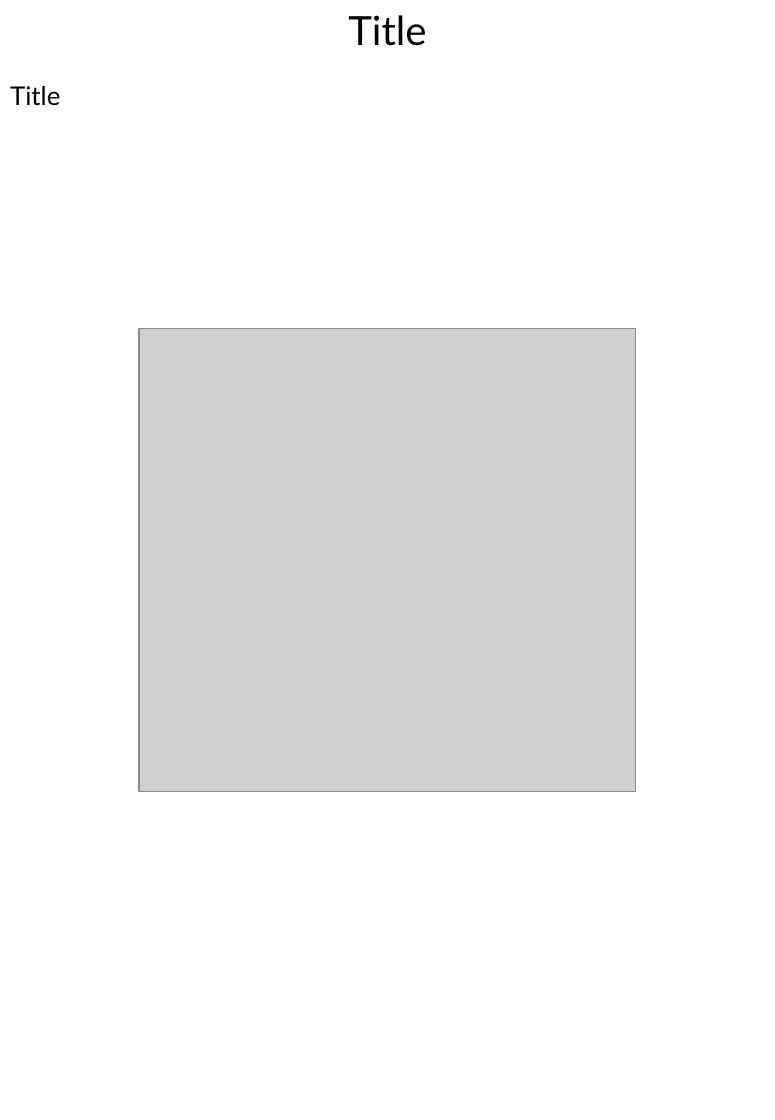
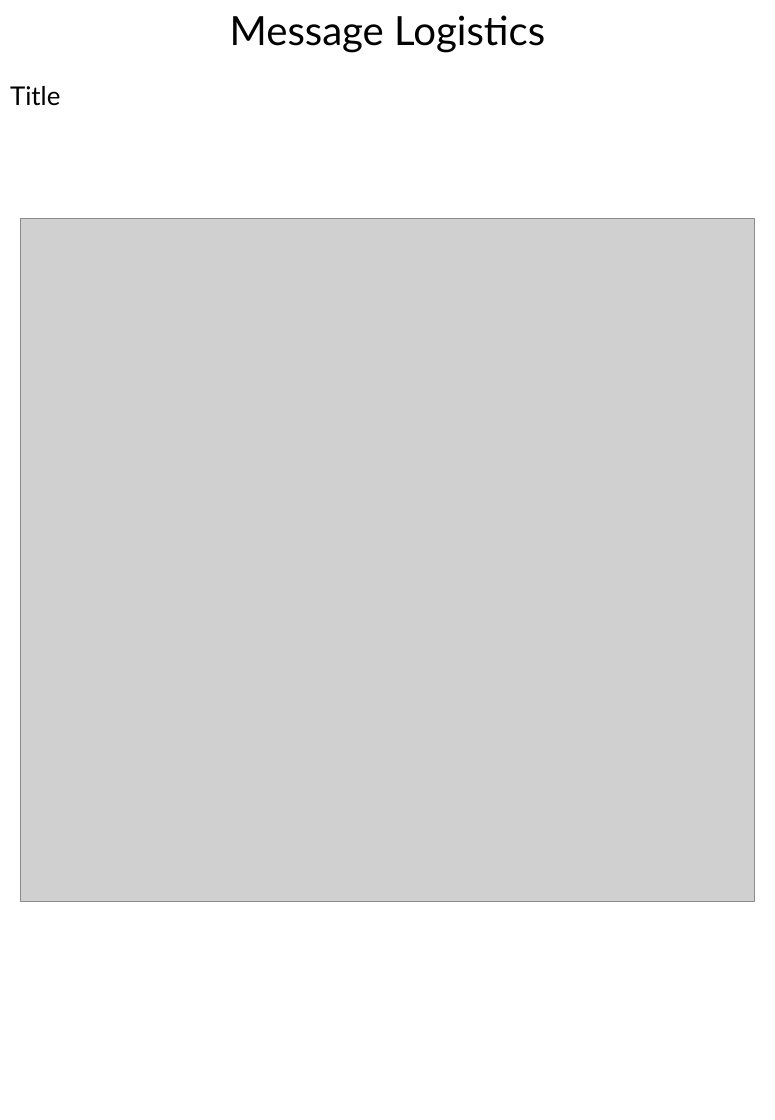
Before and after one commit to DansDesigns/EMT, a slide deck: slide 13 of QuantumEntangledMultiplexingTranceiver.pptx (slide 12 before the commit). Drawn at 775x1120 pixels with LibreOffice and Linux fonts; fonts in the diff are those of the drawing; grey boxes stand for pictures. Boxes give left, top, right and bottom in pixels: in the first picture for what was removed or moved away, otherwise in the second. Text is boxed around its words. In the diff, an @@ line names an element or a change of style, - is before the commit and + after.

```diff
--- a/QuantumEntangledMultiplexingTranceiver.pptx
+++ b/QuantumEntangledMultiplexingTranceiver.pptx
@@ text at (230,15,545,53): text changed @@
-Title
+Message Logistics
@@ picture: place and size @@
-picture at (140,329,637,792)
+picture at (21,218,754,900)
```
Also in this commit, not shown: 14 other slides changed.
